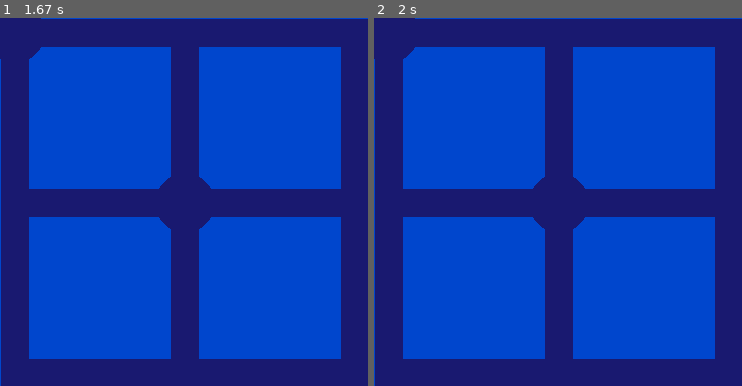
Above: before the commit, frames 1-2 (left to right).
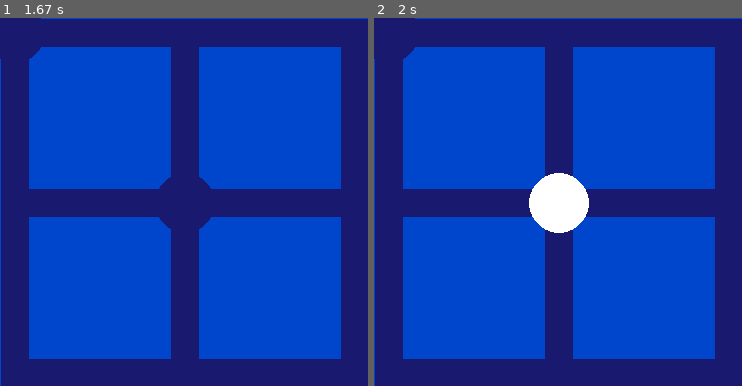
Above: after the commit, the same moments.

Repository: bananaflame/witnessPanel
Game: pygame game, started from main.py
The game is run twice, just before and just after one commit, with the same random seed, the same clock (stepped at 60 frames per second) and the same inputs.
Inputs (mouse positions are % of the whole screen's width and height, from its top left):
- Up to frame 1 (1.67 s): click (51, 51) at 0.38 s
- Up to frame 2 (2 s): click (25, 30) at 1.72 s
The pictures show only the part of the screen within x 3-53%, y 3-53%; the shares and areas given below are measured in that part.

Frame 1 is identical in both runs. In frame 2, 2.1% of the frame differs, in the area x 42-59%, y 42-59%.

Commit message:
reorganized trace into one object
also a few minor bug fixes, usual stuff

Diff:
--- a/main.py
+++ b/main.py
@@ -289,7 +289,7 @@
 
 
     pygame.display.flip()
-    clock.tick(1)
+    clock.tick(60)
 
 
 pygame.quit()
--- a/main3.py
+++ b/main3.py
@@ -12,82 +12,78 @@
 down = 2
 left = 3
 
-class TraceStart():
+class Trace():
     def __init__(self, maze, startpos):
+        #starting circle
         self.fullradius = int(maze.linewidth*1.15)
-        self.color = maze.tracecolor
-        self.currentradius = self.fullradius//3
+        self.currentradius = self.fullradius//3#start circle starts part of the way filled, as it does in game
         self.donegrowing = False
-        self.pos = startpos
-
-    def update(self):
-        if not self.donegrowing:
-            if self.currentradius < self.fullradius:
-                self.currentradius += math.ceil((self.fullradius - self.currentradius)/4)
-            else:
-                self.donegrowing = True
-
-    def draw(self, display):
-       pygame.draw.circle(display, self.color, self.pos, self.currentradius)
-
-class TraceBody():
-    pass
-
-class TraceHead():
-    def __init__(self, maze, startpos):
+
         self.width = maze.linewidth
         self.xborder = maze.wspace//2
         self.yborder = maze.hspace//2
         self.mazesquaresize = maze.squaresize
         self.mazewalls = maze.walls
         self.color = maze.tracecolor
+        self.startpos = (int(startpos[0]),int(startpos[1]))
         self.pos = startpos
+        self.path = []
+        self.currcoords = []
 
     def update(self):
+        #starting circle expansion
+        if not self.donegrowing:
+            if self.currentradius < self.fullradius:
+                self.currentradius += math.ceil((self.fullradius - self.currentradius)/5)#dictates speed of start circle filling
+            else:
+                self.donegrowing = True
+
+        #trace head movement
         mousepos = pygame.mouse.get_pos()
         diffx = mousepos[0] - self.pos[0] #diff between center of line head and mouse, not top left corner
         diffy = -mousepos[1] + self.pos[1] #reversed bc display y-axis is flipped
         fractiontomove = 4
         gridpos = [(self.pos[0] - self.xborder - self.width/2)/(self.mazesquaresize+self.width),
                    (self.pos[1] - self.yborder - self.width/2)/(self.mazesquaresize+self.width)]
+        diffmargin = 2
         if abs(diffy) > abs(diffx):#primary axis is up/down
             if gridpos[0].is_integer(): #trace is on grid column, can move up/down
-                if diffy > 2:#up
-                    self.pos[1] -= math.ceil(diffy/fractiontomove)
-                elif diffy < -2:#down
-                    self.pos[1] += math.ceil(abs(diffy)/fractiontomove)
+                if diffy > diffmargin:#up
+                    self.tryMove(diffy/fractiontomove, up)
+                elif diffy < -diffmargin:#down
+                    self.tryMove(abs(diffy)/fractiontomove, down)
             else: #can't move up/down, try left/right
-                if diffx > 2:#right
-                    self.pos[0] += math.ceil(diffx/fractiontomove)
-                elif diffx < -2:#left
-                    self.pos[0] -= math.ceil(abs(diffx)/fractiontomove)
+                if diffx > diffmargin:#right
+                    self.tryMove(diffx/fractiontomove, right)
+                elif diffx < -diffmargin:#left
+                    self.tryMove(abs(diffx)/fractiontomove, left)
 
                 elif abs(diffy) > self.mazesquaresize//4:#if cursor getting far away, check if can snap to intersection
                     disttoisect = int((self.pos[0] - self.xborder - self.width/2)%(self.mazesquaresize+self.width))
                     if disttoisect <= self.width:#trace is 1 linewidth right of intersection
-                        self.pos[0] -= disttoisect
+                        self.tryMove(disttoisect, left)
                     elif disttoisect >= (self.mazesquaresize+self.width) - self.width:#trace is 1 linewidth left of intersection
-                        self.pos[0] += self.mazesquaresize + self.width - disttoisect
+                        self.tryMove(self.mazesquaresize + self.width - disttoisect, right)
 
         else:#primary axis is left/right
             if gridpos[1].is_integer(): #trace is on grid row, can move up/down as long as no border in way
-                if diffx > 2:#right
-                    self.pos[0] += math.ceil(diffx/fractiontomove)
-                elif diffx < -2:#left
-                    self.pos[0] -= math.ceil(abs(diffx)/fractiontomove)
+                if diffx > diffmargin:#right
+                    self.tryMove(diffx/fractiontomove, right)
+                elif diffx < -diffmargin:#left
+                    self.tryMove(abs(diffx)/fractiontomove, left)
             else: #can't move left/right, try up/down
-                if diffy > 2:#up
-                    self.pos[1] -= math.ceil(diffy/fractiontomove)
-                elif diffy < -2:#down
-                    self.pos[1] += math.ceil(abs(diffy)/fractiontomove)
+                if diffy > diffmargin:#up
+                    self.tryMove(diffy/fractiontomove, up)
+                elif diffy < -diffmargin:#down
+                    self.tryMove(abs(diffy)/fractiontomove, down)
                 elif abs(diffx) > self.mazesquaresize//4:#if cursor getting far away, check if can snap to intersection
                     disttoisect = int((self.pos[1] - self.yborder - self.width/2)%(self.mazesquaresize+self.width))
                     if disttoisect <= self.width:#trace is 1 linewidth below intersection
-                        self.pos[1] -= disttoisect
+                        self.tryMove(disttoisect,up)
                     elif disttoisect >= (self.mazesquaresize+self.width) - self.width:#trace is one linewidth above intersection
-                        self.pos[1] += self.mazesquaresize+self.width - disttoisect
-
-    def tryMove(self,direction,dist_to_move):
+                        self.tryMove(self.mazesquaresize+self.width - disttoisect, down)
+
+    def tryMove(self,dist_to_move,direction):
         distance = math.ceil(dist_to_move) #always try to move at least 1 pixel
         if direction == up:
             for i in range(distance):
@@ -103,6 +99,7 @@
                 self.pos[0] -= 1
 
     def draw(self,display):
+        pygame.draw.circle(display, self.color, self.startpos, self.currentradius)
         pygame.draw.circle(display,self.color,self.pos,self.width//2)
 
 class Wall():
@@ -139,6 +136,7 @@
 
         self.generateWalls(display)
         self.generateNullZones(nullzones)
+        self.generateMazeImage(display)
 
     def printMaze(self):
         for i in self.grid:
@@ -185,6 +183,9 @@
         self.walls = []
 
         #pixel values for the edges of the maze
+        print (self.wspace//2)
+        print((self.squaresize+self.linewidth)*self.size[0])
+        print(self.linewidth)
         rightedge = self.wspace//2 + ((self.squaresize+self.linewidth)*self.size[0]) + self.linewidth
         botedge = self.hspace//2 + ((self.squaresize+self.linewidth)*self.size[1]) + self.linewidth
         leftedge = self.wspace//2
@@ -203,8 +204,9 @@
             self.walls.append(Wall(currentpos,(rightedge,topedge),self.bgcolor))
         #right side:
         currentpos = (rightedge,0)
+        print(currentpos)
         for endpos in self.rightends:
-            nextpos = (self.screenrect.h, topedge + (self.squaresize+self.linewidth)*endpos)
+            nextpos = (self.screenrect.w, topedge + (self.squaresize+self.linewidth)*endpos)
             self.walls.append(Wall(currentpos,nextpos,self.bgcolor))
             currentpos = (rightedge,nextpos[1]+self.linewidth)
         if currentpos[1] != botedge:
@@ -213,11 +215,11 @@
         #bottom side:
         currentpos = (leftedge,botedge)
         for endpos in self.downends:
-            nextpos = (leftedge + ((self.squaresize+self.linewidth)*endpos), self.screenrect.h)
+            nextpos = (leftedge + ((self.squaresize+self.linewidth)*endpos), self.screenrect.w)
             if nextpos[0]-currentpos[0] != 0:
                 self.walls.append(Wall(currentpos,nextpos,self.bgcolor))
             currentpos = (nextpos[0]+self.linewidth,botedge)
-        self.walls.append(Wall(currentpos,(self.screenrect.h,self.screenrect.w),self.bgcolor))
+        self.walls.append(Wall(currentpos,(self.screenrect.w,self.screenrect.h),self.bgcolor))
         #left side:
         currentpos = (0,topedge)
         for endpos in self.leftends:
@@ -283,7 +285,7 @@
 
     def makeTrace(self,gridpos):
         #add tracebody in here later
-        self.tracegroup = [TraceHead(self,list(gridpos)),TraceStart(self,list(gridpos))]
+        self.trace = Trace(self,gridpos)
         #list() makes temp copies of gridpos to pass
         #otherwise these will point to the same list in memory and create problems
         self.tracefade = 0
@@ -291,16 +293,19 @@
     def update(self,is_alive):
         if is_alive:
             #update maze flashing symbols when wrong
-            for section in self.tracegroup:
-                section.update()
+            self.trace.update()
         elif self.tracefade < 256:
             self.tracefade += 2
 
+    def generateMazeImage(self,display):
+        self.mazeimage = display.copy()
+        self.mazeimage.fill(self.gridcolor)
+        for wall in self.walls:
+            wall.draw(self.mazeimage)
+        self.drawStarts(self.mazeimage)
 
     def drawMaze(self, display):
-        for wall in self.walls:
-            wall.draw(display)
-        self.drawStarts(display)
+        display.blit(self.mazeimage,(0,0))
 
     def drawStarts(self,display):
         self.startlist = []
@@ -313,8 +318,7 @@
 
     def drawTrace(self,display):
         self.tracedisplay.fill(clear)
-        for section in self.tracegroup:
-            section.draw(self.tracedisplay)
+        self.trace.draw(self.tracedisplay)
         #all the sections of the trace need to be faded as one image, otherwise
         #we get issues with transparent surfaces overlapping and being more opaque
         self.tracedisplay.set_alpha(256 - self.tracefade)
@@ -323,7 +327,7 @@
 
 
 pygame.init()
-displaysize = [800,800]
+displaysize = [1000,800]
 screen = pygame.display.set_mode(displaysize)
 clock = pygame.time.Clock()
 m1prev = False
@@ -346,7 +350,6 @@
 tracecolor = white
 
 testmaze = Maze(display,size,nullzones,symbols,starts,ends,hexagons,linefrac,bgcolor,gridcolor,tracecolor)
-
 
 while not done:
     pygame.event.clear()#won't need to get events from event queue, chuck'em
--- a/psuedo.and.todo.txt
+++ b/psuedo.and.todo.txt
@@ -7,6 +7,9 @@
    but then I remembered that the trace head collides with the sides of the trace start if you loop around and touch it
    one solution to this might be to have an invisible sprite associated with the trace start that only counts for collisions if
    the trace has gone through one intersection, gotta figure out how to do that though
+
+idea: to test if line on a finish point, check if either gridpos is further than maze size
+idea: add nullzone for trace start once line goes over another intersection
 
 To Do:
 add finish functionality to maze data
